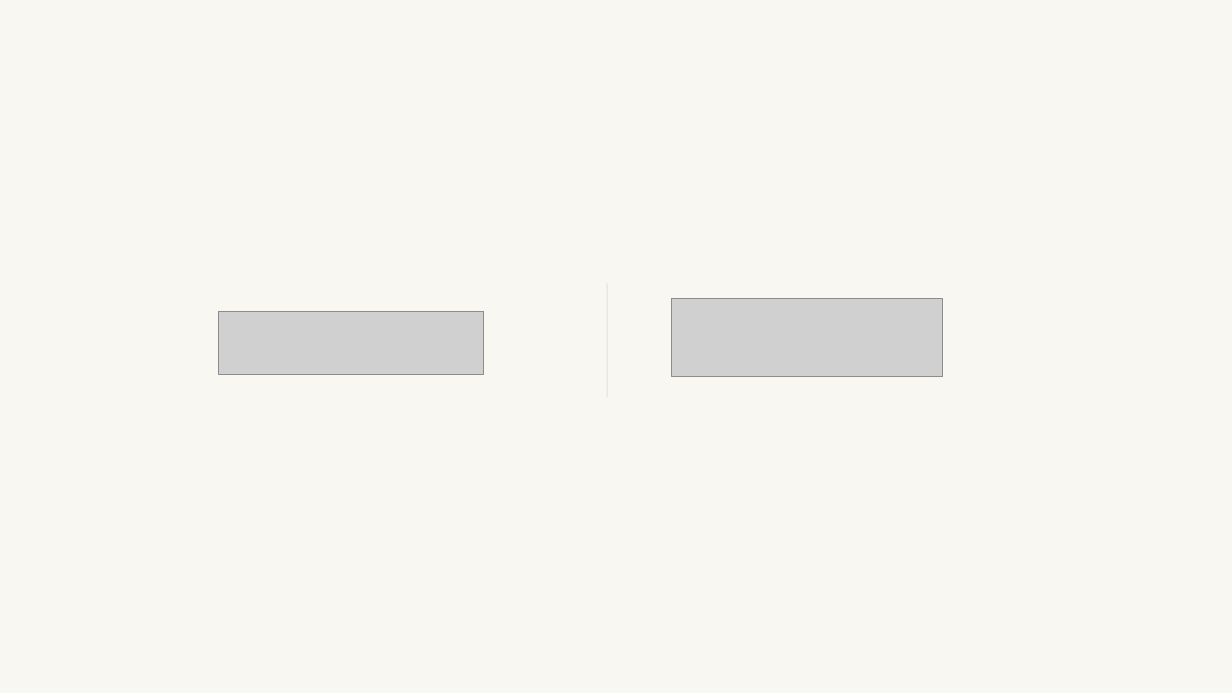
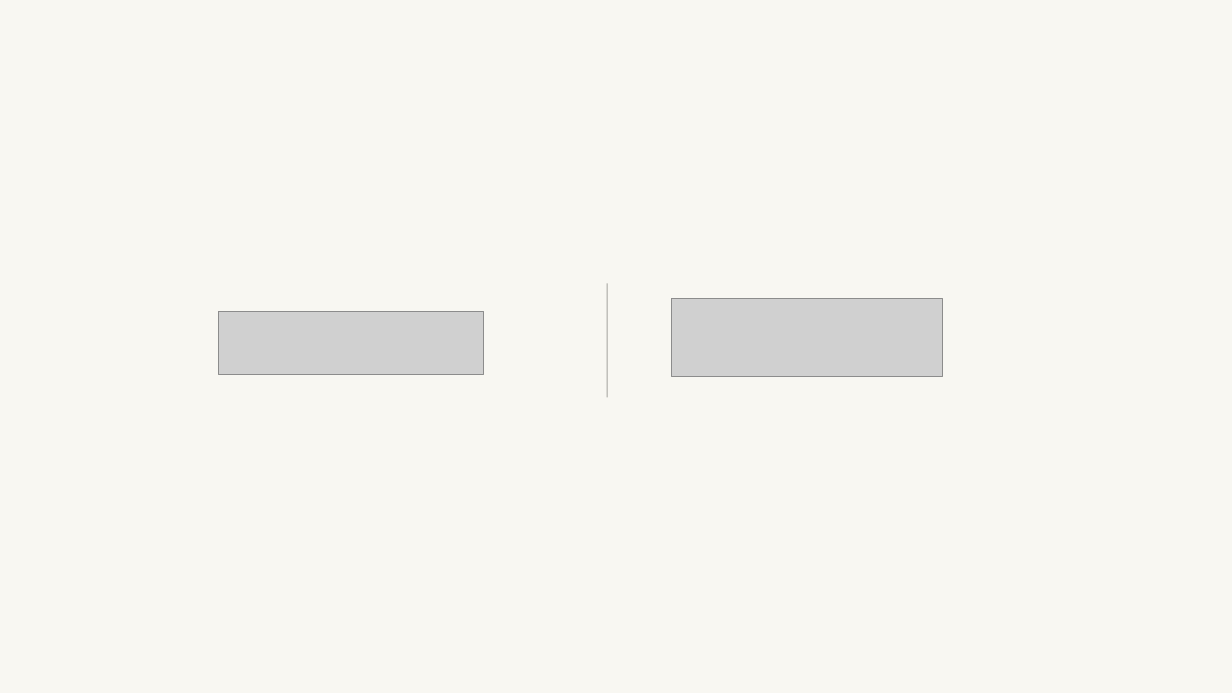
Before and after one commit to kellyalbertkabrand/Apresentacao_Revelacao_de_Essencia, a slide deck: slide 1 of clientes/lucas-martini/Base-Estrategica-da-Marca-Lucas-Martini.pptx. Drawn at 1232x693 pixels with LibreOffice and Linux fonts; fonts in the diff are those of the drawing; grey boxes stand for pictures; background and template pictures are left out. Boxes give left, top, right and bottom in pixels: in the first picture for what was removed or moved away, otherwise in the second. Text is boxed around its words. In the diff, an @@ line names an element or a change of style, - is before the commit and + after.

```diff
--- a/clientes/lucas-martini/Base-Estrategica-da-Marca-Lucas-Martini.pptx
+++ b/clientes/lucas-martini/Base-Estrategica-da-Marca-Lucas-Martini.pptx
@@ rectangle at (607,283,607,397): fill #E2E0DA to #A5A49F @@
```
Also in this commit, not shown: 16 other slides changed, 1 slide added, 1 slide removed, 5 other files.
